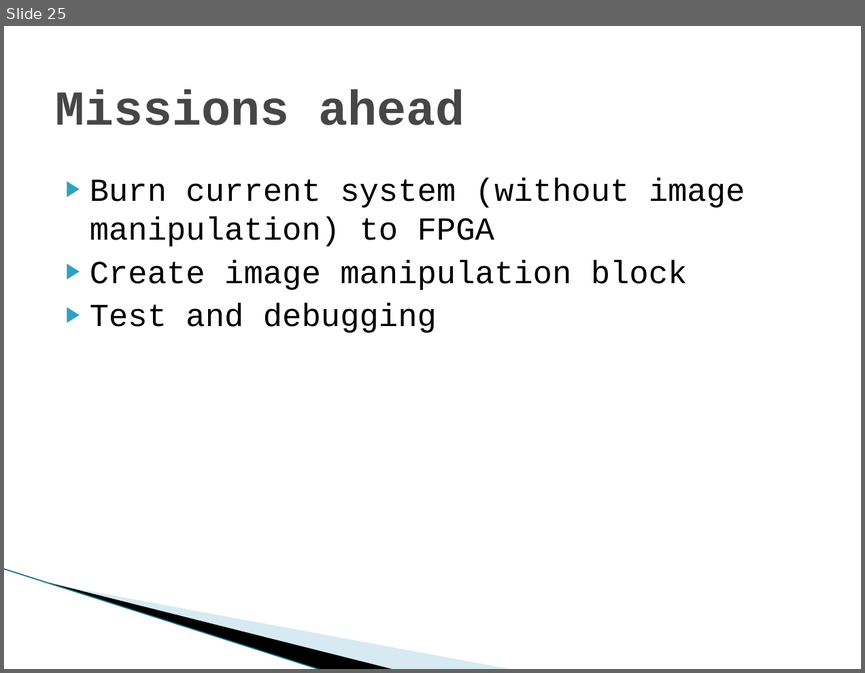
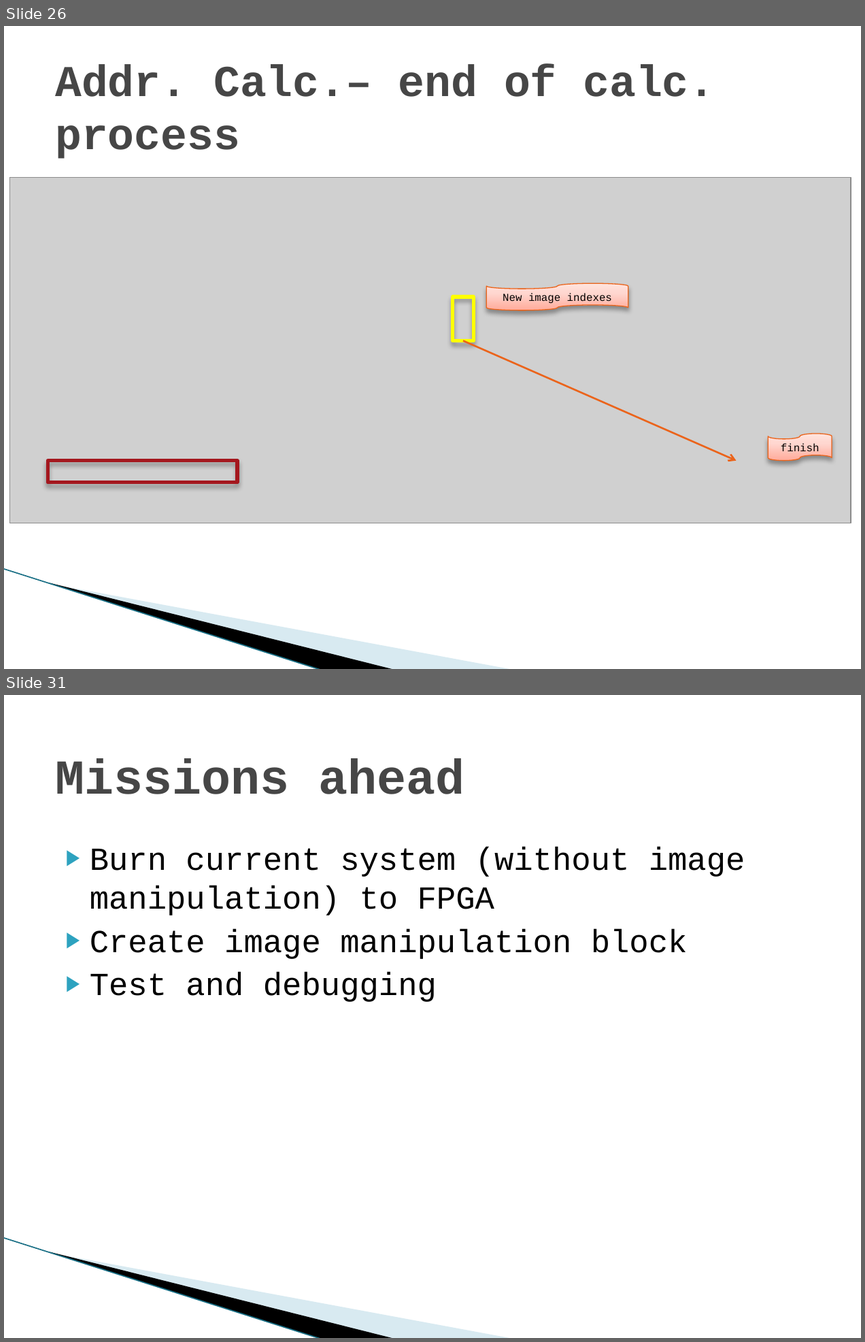
Before and after one commit to shizzz88/image-rotation-technion-ee, a slide deck: Presentation/Final_part_A_Presentation.pptx. Shown one above the other, each under a label of ours: slide 25 before the commit, slides 26 and 31 after it; the slides between them are not shown. The pictures are 865x673 and 865x1342 pixels, drawn with LibreOffice and Linux fonts; fonts in the diff are those of the drawing; grey boxes stand for pictures; background and template pictures are left out. Boxes give left, top, right and bottom in pixels: in the first picture for what was removed or moved away, otherwise in the second. Text is boxed around its words. In the diff, an @@ line names an element or a change of style, - is before the commit and + after.

```diff
--- a/Presentation/Final_part_A_Presentation.pptx
+++ b/Presentation/Final_part_A_Presentation.pptx
@@ slide 26 added at (x1=4, y1=26, x2=861, y2=669), background #FFFFFF; not listed: 3 template elements that a slide beside it also shows @@
@@ title added at (x1=55, y1=65, x2=715, y2=159), 37 pt, text #464646, bold @@
+Addr. Calc.– end of calc. process
@@ picture added at (x1=10, y1=178, x2=851, y2=523) @@
@@ flow chart punched tape added at (x1=486, y1=283, x2=628, y2=310), fill gradient #FFAC9C to #FFD8D2 to #FFE4DF, outline #EB641B 0.75 pt, 9 pt, text #000000 @@
+New image indexes
@@ rectangle added at (x1=453, y1=297, x2=473, y2=340), outline #FFFF00 3 pt @@
@@ arrow added from (463, 340) to (736, 461), #EB641B 1.5 pt @@
@@ flow chart punched tape added at (x1=768, y1=433, x2=832, y2=460), fill gradient #FFAC9C to #FFD8D2 to #FFE4DF, outline #EB641B 0.75 pt, 9 pt, text #000000 @@
+finish
@@ rectangle added at (x1=48, y1=461, x2=237, y2=483), outline #A3171E 3 pt @@
@@ what was slide 25 is now slide 31 @@
```
Also in this commit, not shown: 3 slides changed, 5 other slides added, 2 other files.
